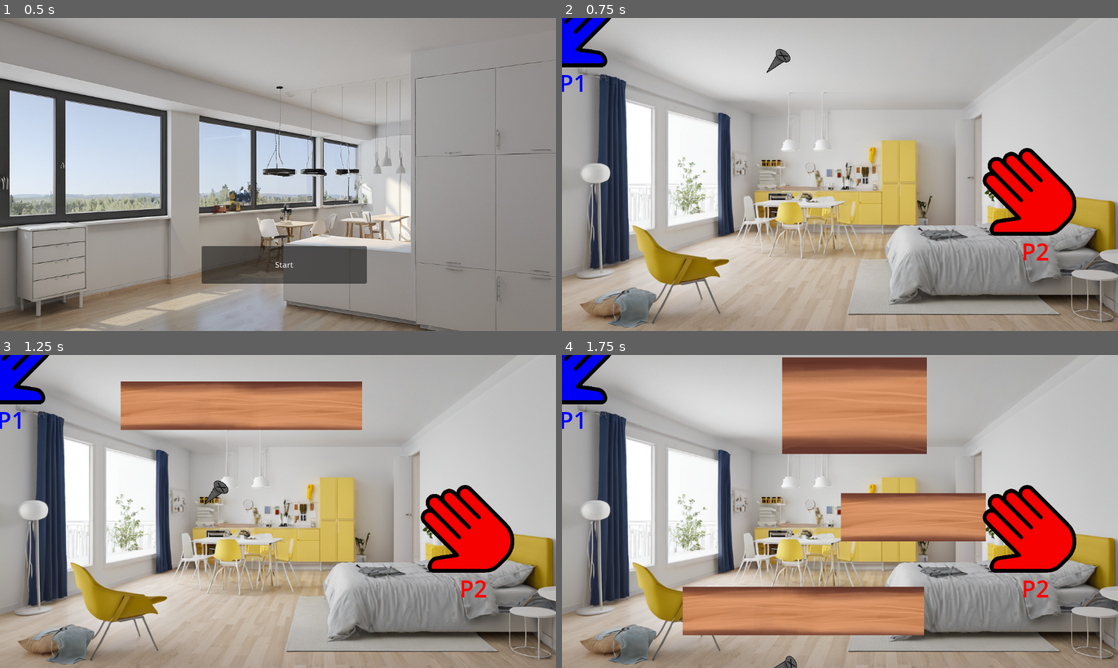
Above: before the commit, frames 1-4 (two rows, left to right).
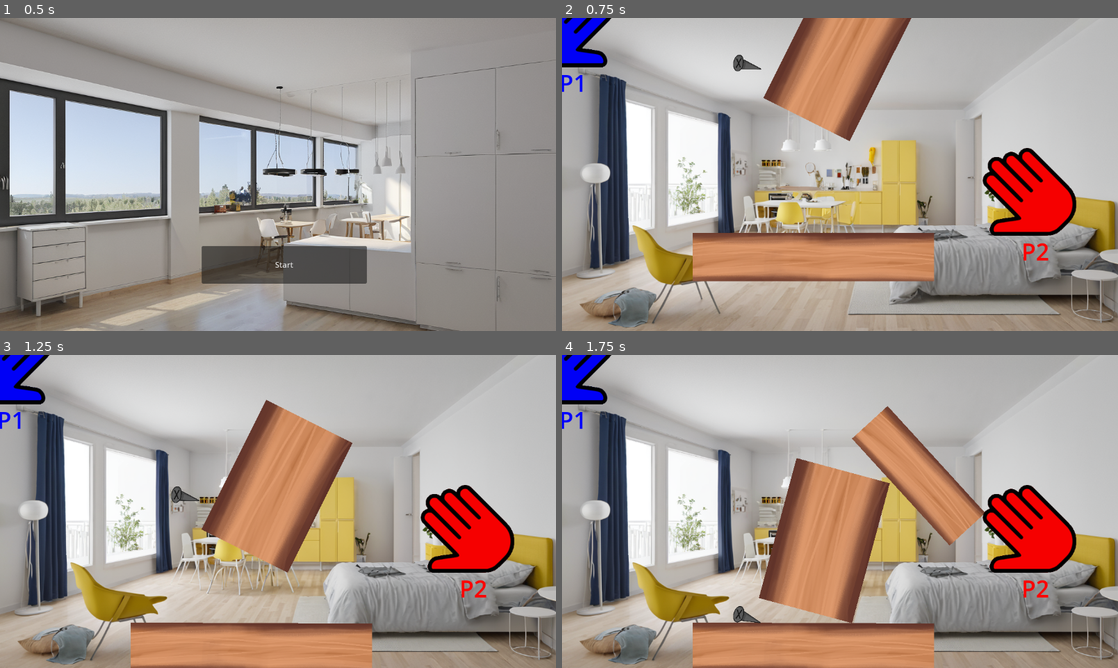
Above: after the commit, the same moments.

Repository: The-KTC/ikea_furniture_fun
Game: Godot game, scene res://start.tscn
Two runs of this game, one before a commit and one after it. Both use one fixed random seed, a clock stepped at 60 frames per second and the inputs below.
Inputs:
- Up to frame 1 (0.5 s): no input
- Up to frame 2 (0.75 s): click "Start" at 0.5 s
- Up to frame 3 (1.25 s): no input
- Up to frame 4 (1.75 s): no input

Frame 1 is identical in both runs. In frame 2, 13% of the frame differs, in the area x 23-67%, y 0-85%; in frame 3, 20%; in frame 4, 28%, in the area x 21-77%, y 0-100%.

Commit message:
collision fix

Diff:
--- a/breitesbrett.tscn
+++ b/breitesbrett.tscn
@@ -1,10 +1,16 @@
-[gd_scene load_steps=3 format=3 uid="uid://dt6y4i0qvsmfb"]
+[gd_scene load_steps=4 format=3 uid="uid://dt6y4i0qvsmfb"]
 
 [ext_resource type="PackedScene" uid="uid://kb62dt0xx8qy" path="res://items.tscn" id="1_3nfak"]
 [ext_resource type="Texture2D" uid="uid://c8q7fqh15w5hy" path="res://sprites/DickesBrett.png" id="2_xjmjk"]
+
+[sub_resource type="RectangleShape2D" id="RectangleShape2D_kuo6c"]
+size = Vector2(300, 200)
 
 [node name="breitesbrett" instance=ExtResource("1_3nfak")]
 
 [node name="Sprite2D" parent="." index="0"]
 scale = Vector2(0.4, 0.4)
 texture = ExtResource("2_xjmjk")
+
+[node name="CollisionShape2D" parent="." index="1"]
+shape = SubResource("RectangleShape2D_kuo6c")
--- /dev/null
+++ b/bretie_brett_2.tscn
@@ -0,0 +1,13 @@
+[gd_scene load_steps=3 format=3 uid="uid://cjmsaeiwc0xwa"]
+
+[ext_resource type="PackedScene" uid="uid://kb62dt0xx8qy" path="res://items.tscn" id="1_btg3q"]
+[ext_resource type="Texture2D" uid="uid://c8q7fqh15w5hy" path="res://sprites/DickesBrett.png" id="2_egft3"]
+
+[node name="bretieBrett2" instance=ExtResource("1_btg3q")]
+
+[node name="Sprite2D" parent="." index="0"]
+scale = Vector2(0.4, 0.4)
+texture = ExtResource("2_egft3")
+
+[node name="CollisionShape2D" parent="." index="1"]
+position = Vector2(0, 0.5)
--- a/items.tscn
+++ b/items.tscn
@@ -3,7 +3,7 @@
 [ext_resource type="Script" path="res://items.gd" id="1_de2ti"]
 
 [sub_resource type="RectangleShape2D" id="RectangleShape2D_gg5hb"]
-size = Vector2(300, 200)
+size = Vector2(300, 201)
 
 [node name="Items" type="RigidBody2D"]
 collision_layer = 2
--- a/langesBrett.tscn
+++ b/langesBrett.tscn
@@ -6,7 +6,7 @@
 [sub_resource type="RectangleShape2D" id="RectangleShape2D_ugy5u"]
 size = Vector2(500, 100)
 
-[node name="Items" instance=ExtResource("1_tcifl")]
+[node name="langesBrett" instance=ExtResource("1_tcifl")]
 
 [node name="Sprite2D" parent="." index="0"]
 scale = Vector2(0.4, 0.4)
--- /dev/null
+++ b/langes_brett_2.tscn
@@ -0,0 +1,16 @@
+[gd_scene load_steps=4 format=3 uid="uid://dg7hgmofu7a1a"]
+
+[ext_resource type="PackedScene" uid="uid://kb62dt0xx8qy" path="res://items.tscn" id="1_p1111"]
+[ext_resource type="Texture2D" uid="uid://bfaox0vt7g432" path="res://sprites/langesBrett.png" id="2_8syj7"]
+
+[sub_resource type="RectangleShape2D" id="RectangleShape2D_uifkd"]
+size = Vector2(500, 100)
+
+[node name="langesBrett2" instance=ExtResource("1_p1111")]
+
+[node name="Sprite2D" parent="." index="0"]
+scale = Vector2(0.4, 0.4)
+texture = ExtResource("2_8syj7")
+
+[node name="CollisionShape2D" parent="." index="1"]
+shape = SubResource("RectangleShape2D_uifkd")
--- a/level1.tscn
+++ b/level1.tscn
@@ -4,8 +4,8 @@
 [ext_resource type="PackedScene" uid="uid://vua825pr3fsj" path="res://nagel.tscn" id="2_fnhkw"]
 [ext_resource type="PackedScene" uid="uid://d4bohhn7dd7wq" path="res://hand.tscn" id="2_l44ch"]
 [ext_resource type="PackedScene" uid="uid://08myf1y7t4mk" path="res://wood.tscn" id="4_mbipq"]
-[ext_resource type="PackedScene" uid="uid://c6uot5fjakyq" path="res://langesBrett.tscn" id="5_db2u1"]
-[ext_resource type="PackedScene" uid="uid://dt6y4i0qvsmfb" path="res://breitesbrett.tscn" id="6_82jt7"]
+[ext_resource type="PackedScene" uid="uid://cjmsaeiwc0xwa" path="res://bretie_brett_2.tscn" id="6_ytwb3"]
+[ext_resource type="PackedScene" uid="uid://dg7hgmofu7a1a" path="res://langes_brett_2.tscn" id="7_ppu6g"]
 
 [sub_resource type="WorldBoundaryShape2D" id="WorldBoundaryShape2D_dwnrj"]
 normal = Vector2(0.005, -0.99)
@@ -54,10 +54,8 @@
 position = Vector2(728, -297)
 collision_layer = 3
 
-[node name="Items" parent="." instance=ExtResource("5_db2u1")]
-position = Vector2(500, -103)
-collision_mask = 1
+[node name="langesBrett2" parent="." instance=ExtResource("7_ppu6g")]
+position = Vector2(521, 483)
 
-[node name="breitesbrett" parent="." instance=ExtResource("6_82jt7")]
-position = Vector2(606, -528)
-collision_mask = 1
+[node name="bretieBrett2" parent="." instance=ExtResource("6_ytwb3")]
+position = Vector2(505, 70)
